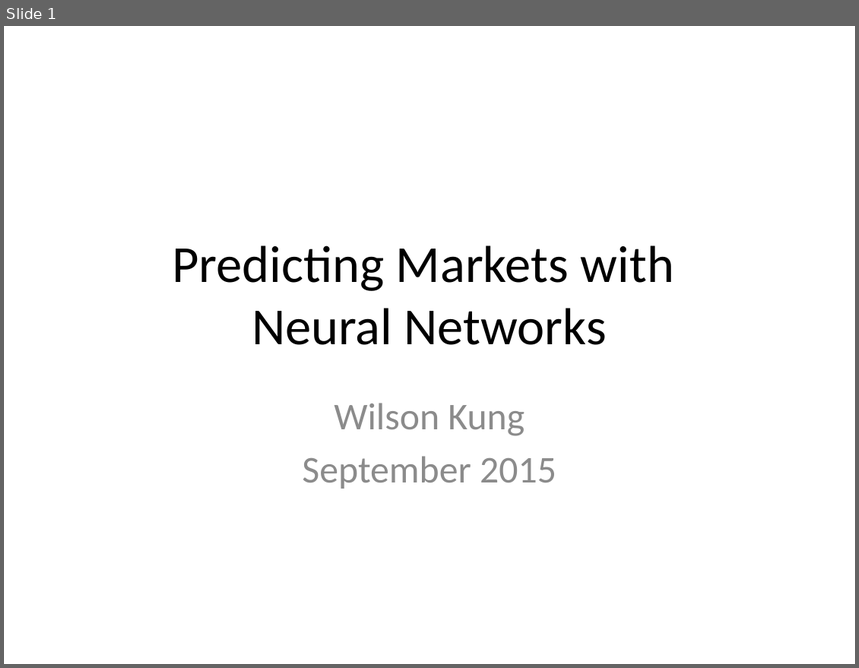
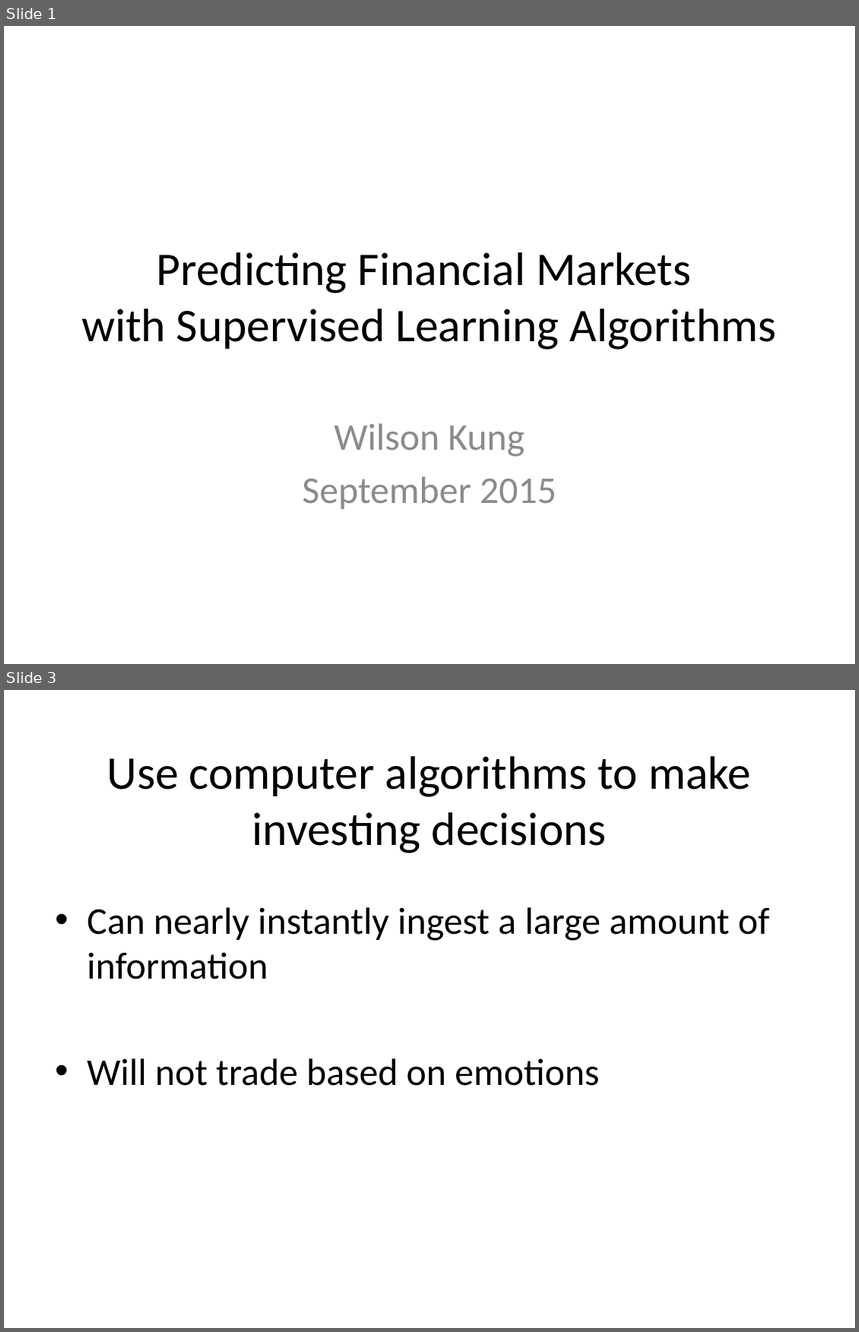
Before and after one commit to wilkung/Predicting_Markets_with_Neural_Nets, a slide deck: Kojack_Presentation.pptx. Shown one above the other, each under a label of ours: slide 1 before the commit, slides 1 and 3 after it; the slides between them are not shown. The pictures are 859x668 and 859x1332 pixels, drawn with LibreOffice and Linux fonts; fonts in the diff are those of the drawing. Boxes give left, top, right and bottom in pixels: in the first picture for what was removed or moved away, otherwise in the second. Text is boxed around its words. In the diff, an @@ line names an element or a change of style, - is before the commit and + after.

```diff
--- a/Kojack_Presentation.pptx
+++ b/Kojack_Presentation.pptx
@@ slide 3 added at [4, 690, 855, 1328], background #FFFFFF @@
@@ title added at [107, 756, 751, 853], 39.6 pt, text #000000 @@
+Use computer algorithms to make investing decisions
@@ text added at [87, 907, 769, 1086], 32 pt, text #000000 @@
+• Can nearly instantly ingest a large amount of information
+• Will not trade based on emotions
@@ slide 1 changed as well @@
@@ title at [82, 252, 776, 350]: text changed; size 44 to 39.6 pt @@
-Predicting Markets with
-Neural Networks
+Predicting Financial Markets
+with Supervised Learning Algorithms
@@ subtitle "Wilson Kung": place and size @@
-subtitle "Wilson Kung" at [302, 403, 557, 489]
+subtitle "Wilson Kung" at [302, 423, 557, 509]
```
Also in this commit, not shown: 5 other slides changed, 10 other slides added, 1 slide removed, 15 other files.
